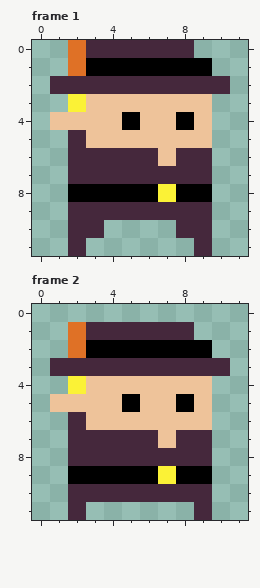
Edited in one commit: pixel-art file (sprites/Hunter.aseprite). The picture above is the old version.
12x12 pixels, 2 frames. Shown: frame 1, frame 2.
Once edited:
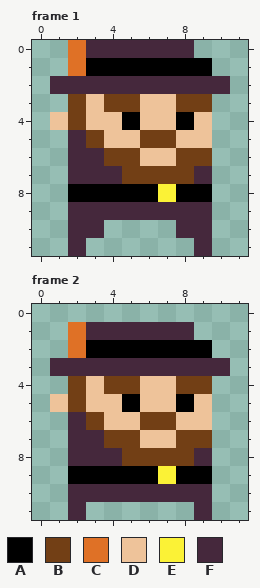
Palette (. is transparent): A #000000  B #723f15  C #df7126  D #eec39a  E #fbf236  F #45283c
Diff:
Frame 1:
The edit turns colour D into colour B in row 3 at x 4 to 5 and 8 to 9; in row 4 at x 2; in row 5 at x 3 and 6 to 7.
The edit turns colour E into colour B in row 3 at x 2.
The edit turns colour F into colour B in row 6 at x 4 to 5 and 8 to 9; in row 7 at x 5 to 8.
The edit turns colour F into colour D in row 6 at x 6.
Frame 2:
The edit turns colour D into colour B in row 4 at x 4 to 5 and 8 to 9; in row 5 at x 2; in row 6 at x 3 and 6 to 7.
The edit turns colour E into colour B in row 4 at x 2.
The edit turns colour F into colour B in row 7 at x 4 to 5 and 8 to 9; in row 8 at x 5 to 8.
The edit turns colour F into colour D in row 7 at x 6.
